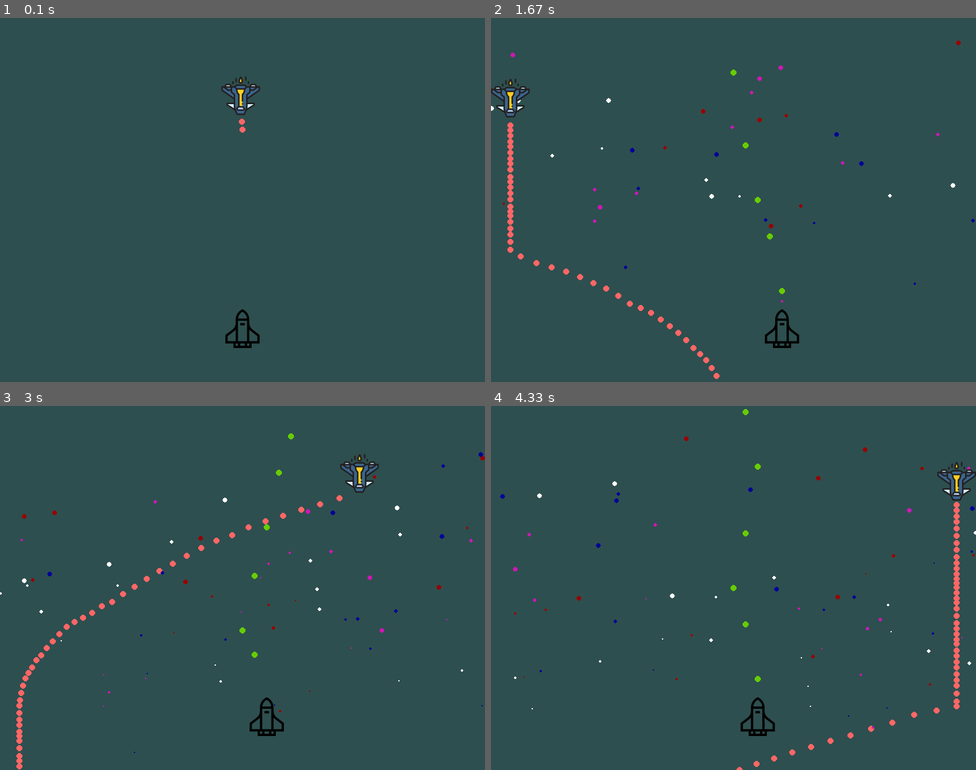
Above: before the commit, frames 1-4 (two rows, left to right).
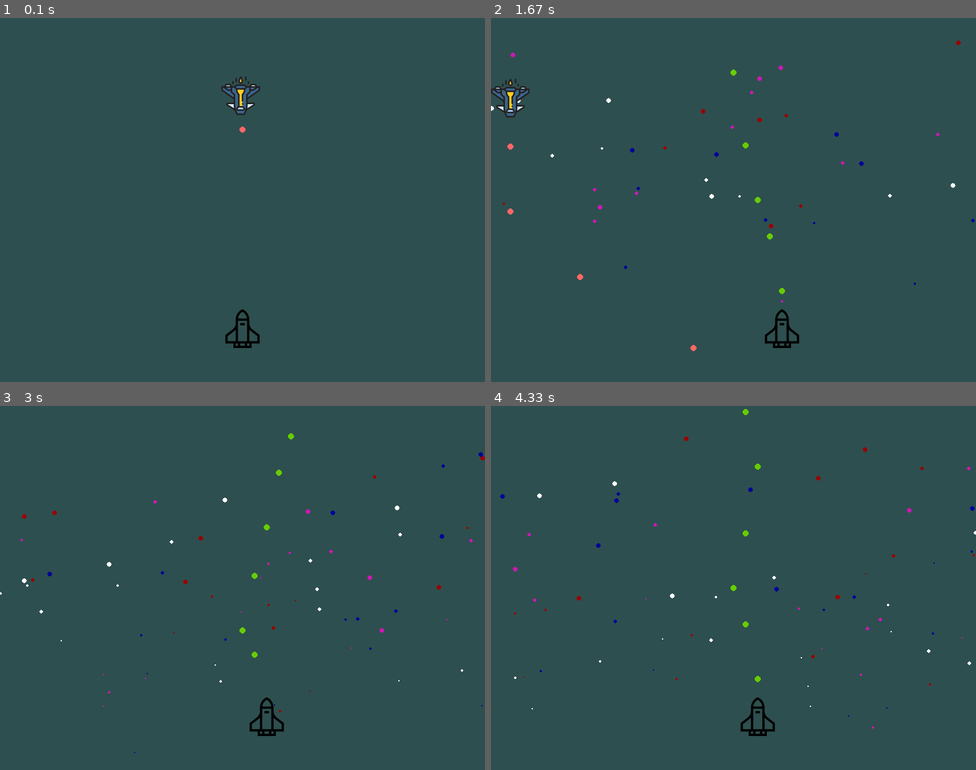
Above: after the commit, the same moments.

Repository: icynewyear/spacebolds-pygame
Game: pygame game, started from maintest.py
Two runs of this game, one before a commit and one after it. Both use one fixed random seed, a clock stepped at 60 frames per second and the inputs below.
Inputs:
- Up to frame 1 (0.1 s): no input
- Up to frame 2 (1.67 s): tap Space at 0.33, 0.73, 1.03, 1.23, 1.53 s; hold Right 0.67-1.13 s; hold Right 1.17-1.63 s
- Up to frame 3 (3 s): hold Left 1.67-2.2 s; tap Space at 1.73, 2.03, 2.3, 2.6, 2.73 s; hold Left 2.23-2.63 s; hold Right from 2.67 s (still down)
- Up to frame 4 (4.33 s): tap Space at 3.03, 3.4, 3.7, 3.9, 4.2 s; release Right at 3.3 s; hold Left 3.33-3.8 s; hold Right 3.83-4.3 s

The runs differ from the first frame. In frame 1, less than 0.1% of the frame differs, in the area x 49-51%, y 27-30%; in frame 2, 0.6%; in frame 3, 1.1%; in frame 4, 1.1%, in the area x 50-100%, y 15-100%.

Commit message:
collision detection and basic hp

Diff:
--- a/engine.py
+++ b/engine.py
@@ -24,7 +24,6 @@
     all_sprites = pygame.sprite.Group()
     alien_sprites = pygame.sprite.Group()
 
-
     def __init__(self):
         self.bg_color = Color(46, 79, 79)
         self.clock = pygame.time.Clock()
@@ -33,7 +32,7 @@
         pygame.time.set_timer(self.PARTICLE_EVENT, 40)
         self.player_move = 0
         self.player = Player(self, screen, self.playerIcon, self.player_speed, self.playerX, self.playerY)
-        self.alien = Alien(self, screen, self.alienIcon, self.alien_speed, self.alienX, self.alienY)
+        self.alien = Alien(self, screen, self.alienIcon, self.alien_speed, 10, self.alienX, self.alienY)
         self.all_sprites.add(self.player)
         self.all_sprites.add(self.alien)
         self.alien_sprites.add(self.alien)
--- a/entity.py
+++ b/entity.py
@@ -7,13 +7,14 @@
 
 
 class SpaceEntity(pygame.sprite.Sprite):
-    def __init__(self, screen):
+    def __init__(self, engine, screen):
         pygame.sprite.Sprite.__init__(self)
         self.screen = screen
+        self.engine = engine
 
 class SpaceActor(SpaceEntity):
-    def __init__(self, screen, icon, speed, x, y):
-        SpaceEntity.__init__(self, screen)
+    def __init__(self, engine, screen, icon, speed, x, y):
+        SpaceEntity.__init__(self, engine, screen)
         self.image = icon
         self.speed = speed
         self.rect = self.image.get_rect()
@@ -51,13 +52,18 @@
         self.bullet_manager.render()
 
 class Alien(SpaceActor):
-    def __init__(self, engine, screen, icon, speed, x, y):
-        SpaceActor.__init__(self, screen, icon, speed, x, y)
+    def __init__(self, engine, screen, icon, speed, fire_rate, x, y):
+        SpaceActor.__init__(self, engine, screen, icon, speed, x, y)
         self.direction = random.randint(0,1)
+        self.fire_rate = fire_rate
+        self.timer = fire_rate
 
     def shoot(self):
-        bullet = Bullet(self.bullet_manager, self.rect.x+(self.image.get_width()/2), self.rect.y+self.image.get_height(), 10, ALIEN_GUN)
-        self.bullet_manager.add_projectile(bullet)
+        if self.timer == self.fire_rate:
+            self.timer = 0
+            bullet = Bullet(self.bullet_manager, self.rect.x+(self.image.get_width()/2), self.rect.y+self.image.get_height(), 10, ALIEN_GUN)
+            self.bullet_manager.add_projectile(bullet)
+        else: self.timer+=1
 
     def move(self):
         if self.direction == 1:
@@ -68,29 +74,48 @@
             if self.rect.x <= 0: self.direction = 1
         self.y_move_amount = random.randint(-self.speed*3,self.speed*3)
 
+    def check_hits(self):
+            for bullet in self.bullet_manager.projectiles:
+                if self.engine.player.rect.collidepoint((bullet.x,bullet.y)):
+                    self.bullet_manager.projectiles.remove(bullet)
+                    self.engine.player.hp -= 1
+
     def update(self):
         self.move()
         self.shoot()
+        self.check_hits()
         super().update()
 
 
 class Player(SpaceActor):
     def __init__(self, engine, screen, icon, speed, x, y):
-        SpaceActor.__init__(self, screen, icon, speed, x, y)
+        SpaceActor.__init__(self, engine, screen, icon, speed, x, y)
         self.player_move = 0
-        self.engine = engine
+        self._hp = 4
+        self.maxhp = 4
 
-        print(self.engine)
+    @property
+    def hp(self):
+        return self._hp
+
+    @hp.setter
+    def hp(self, value):
+        self._hp = max(0, min(value, self.maxhp))
+        if self._hp == 0:
+            self.die()
+
+    def die(self):
+        self.kill()
 
     def shoot(self):
         bullet = Bullet(self.bullet_manager, self.rect.x+(self.image.get_width()/2), self.rect.y, -10, PLAYER_GUN)
         self.bullet_manager.add_projectile(bullet)
 
     def check_hits(self):
-        for asprite in self.engine.alien_sprites:
+        for asprite in self.engine.alien_sprites.sprites():
             for bullet in self.bullet_manager.projectiles:
-                if bullet.rect.colliderect(asprite.rect):
-                    print(asprite)
+                if asprite.rect.collidepoint((bullet.x,bullet.y)):
+                    asprite.kill()
 
     def update(self):
         self.move(self.player_move,0)
--- a/projectiles.py
+++ b/projectiles.py
@@ -6,7 +6,7 @@
     def __init__(self, screen):
         pygame.init()
         self.screen = screen
-        self.projectiles =[]
+        self.projectiles = []
 
     def add_projectile(self, projectile):
         self.projectiles.append(projectile)
@@ -50,6 +50,5 @@
     def update(self):
         self.y += self.direction
 
-
     def remove(self):
         pass
